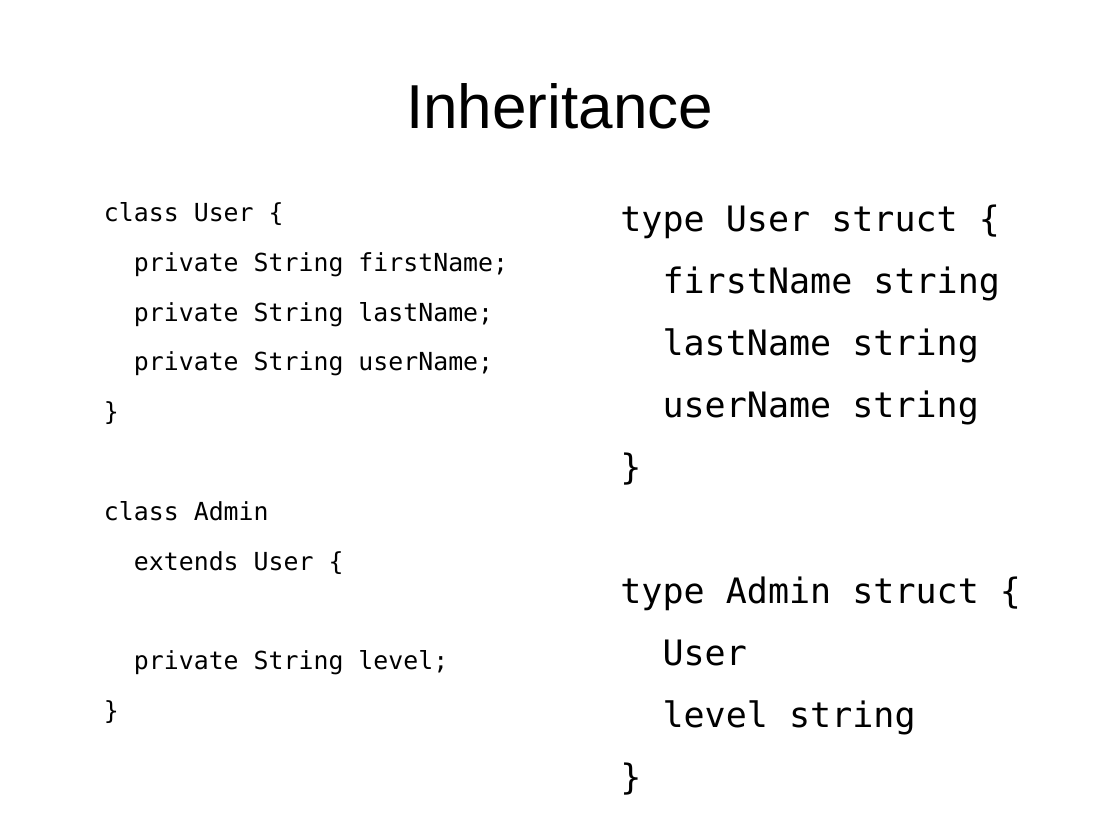
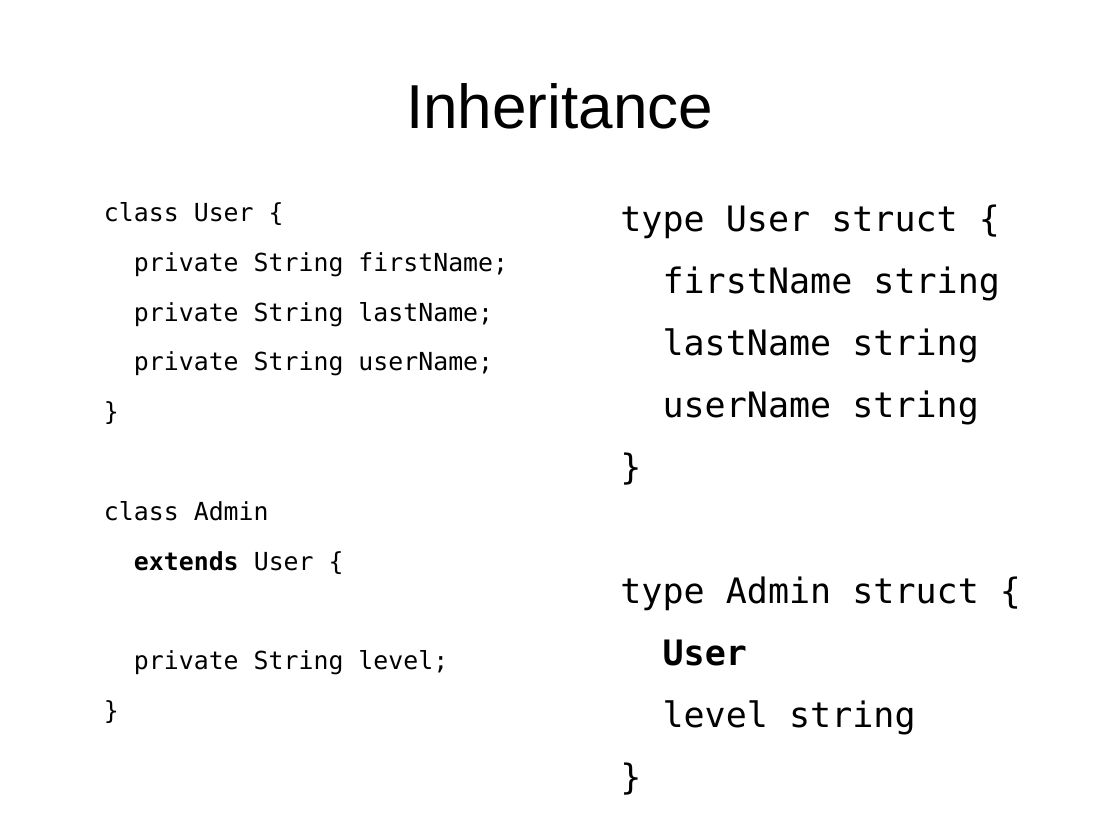
Before and after one commit to laszlocsontos/talks, a slide deck: slide 26 of golang_for_java_dev/go_for_java_dev.odp. Drawn at 1120x840 pixels with LibreOffice and Linux fonts; fonts in the diff are those of the drawing. Boxes give left, top, right and bottom in pixels: in the first picture for what was removed or moved away, otherwise in the second. Text is boxed around its words. In the diff, an @@ line names an element or a change of style, - is before the commit and + after.

```diff
--- a/golang_for_java_dev/go_for_java_dev.odp
+++ b/golang_for_java_dev/go_for_java_dev.odp
@@ text at (134,551,314,571): bold on in "extends" @@
@@ text at (663,639,747,666): bold on in "User" @@
```
Also in this commit, not shown: 6 other slides changed, 1 other file.
